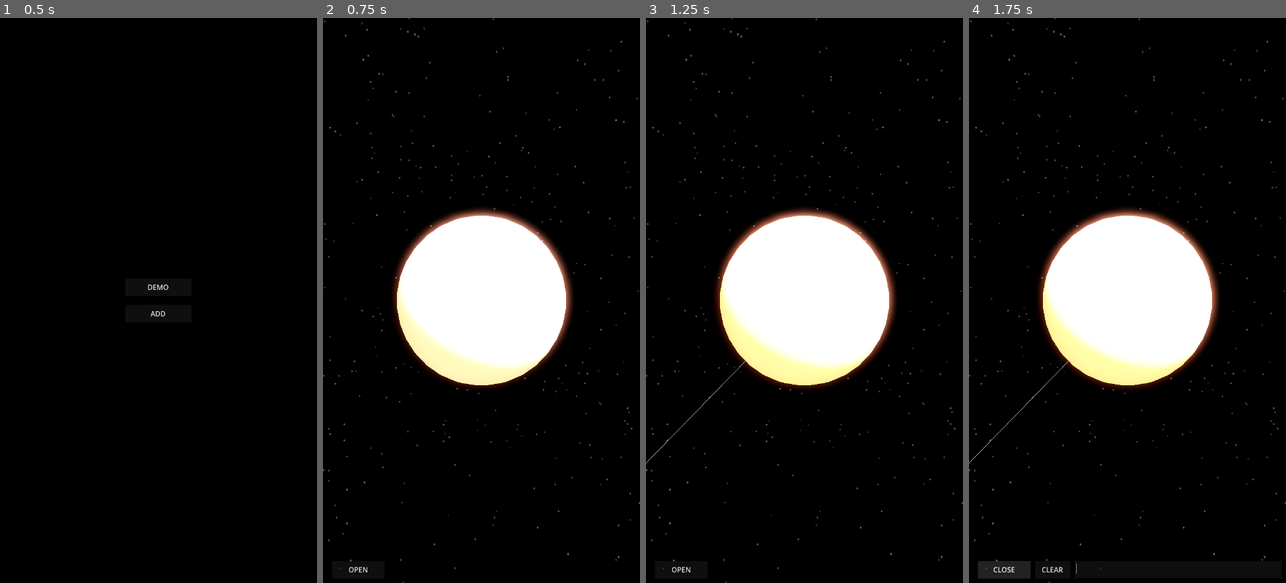
Above: before the commit, frames 1-4 (left to right).
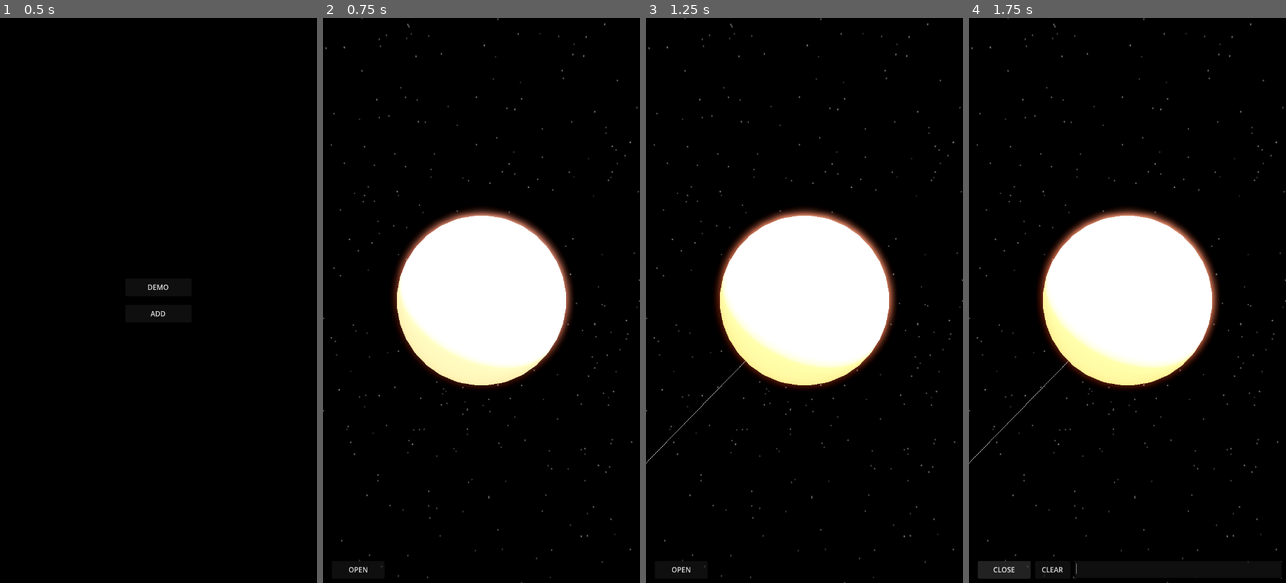
Above: after the commit, the same moments.

Repository: 0-5788719150923125/praxis
Game: Godot game, scene res://scenes/first_run.tscn
Same seed, same stepped clock (60 frames per second), same inputs: the game is played once before the commit and once after it.
Inputs:
- Up to frame 1 (0.5 s): no input
- Up to frame 2 (0.75 s): click "DEMO" at 0.5 s
- Up to frame 3 (1.25 s): no input
- Up to frame 4 (1.75 s): click "OPEN" at 1.25 s

Frame 1 is identical in both runs. In frame 2, 0.7% of the frame differs, in the area x 0-100%, y 0-100%; in frame 3, 0.7%; in frame 4, 0.7%.

Commit message:
fix hitching on mobile

Diff:
--- a/axis/scripts/starfield.gd
+++ b/axis/scripts/starfield.gd
@@ -4,7 +4,6 @@
 const TEXTURE_HEIGHT = 1024
 const STAR_COUNT = 4000
 
-# We'll use these for normal mode only now
 const NORMAL_COLORS = [
 	Color(1.0, 1.0, 1.0, 0.8),    # Dimmer white
 	Color(0.95, 0.95, 1.0, 0.7),  # Very slight blue
@@ -16,20 +15,42 @@
 var world_env: WorldEnvironment
 var base_environment: Environment
 
+# Cache for pre-computed skies
+var normal_sky: Sky
+var inverse_sky: Sky
+
 func _ready():
 	world_env = get_node("../WorldEnvironment")
 	if world_env and world_env.environment:
 		base_environment = world_env.environment
-		create_starfield_sky(false)  # Start with normal mode
+
+		# Pre-compute both sky variants during initialization
+		print("Pre-computing normal starfield...")
+		normal_sky = _create_sky(false)
+
+		print("Pre-computing inverse starfield...")
+		inverse_sky = _create_sky(true)
+
+		# Set initial sky
+		_apply_sky(normal_sky)
+		print("Starfield initialization complete")
 
 func toggle_inverse_mode(is_inverse: bool) -> void:
 	if current_mode != is_inverse:
 		current_mode = is_inverse
-		create_starfield_sky(is_inverse)
+		# Simply switch between pre-computed skies
+		_apply_sky(inverse_sky if is_inverse else normal_sky)
 
-func create_starfield_sky(inverse: bool = false):
+func _apply_sky(sky: Sky) -> void:
+	if world_env and world_env.environment:
+		world_env.environment.background_mode = Environment.BG_SKY
+		world_env.environment.sky = sky
+		world_env.environment.ambient_light_source = Environment.AMBIENT_SOURCE_SKY
+		world_env.environment.ambient_light_sky_contribution = 0.1
+		world_env.environment.background_energy_multiplier = 1.0
+
+func _create_sky(inverse: bool = false) -> Sky:
 	var image = Image.create(TEXTURE_WIDTH, TEXTURE_HEIGHT, false, Image.FORMAT_RGBA8)
-	# Set background color based on mode
 	image.fill(Color(0, 0, 0, 1) if not inverse else Color(1, 1, 1, 1))
 
 	var rng = RandomNumberGenerator.new()
@@ -37,14 +58,12 @@
 
 	for _i in range(STAR_COUNT):
 		if inverse:
-			# Use original inverse mode star generation
 			var x = rng.randi() % TEXTURE_WIDTH
 			var y = rng.randi() % TEXTURE_HEIGHT
-			var size = rng.randf_range(0.5, 1.5)  # Original size range
-			var color = Color(0, 0, 0, rng.randf_range(0.5, 0.8))  # Original alpha range
+			var size = rng.randf_range(0.5, 1.5)
+			var color = Color(0, 0, 0, rng.randf_range(0.5, 0.8))
 			draw_star(image, x, y, size, color, inverse)
 		else:
-			# Normal mode with panoramic correction
 			var phi = rng.randf() * TAU
 			var theta = acos(2 * rng.randf() - 1)
 			var x = int((phi / TAU) * TEXTURE_WIDTH) % TEXTURE_WIDTH
@@ -63,12 +82,7 @@
 	var sky = Sky.new()
 	sky.sky_material = sky_material
 
-	if world_env and world_env.environment:
-		world_env.environment.background_mode = Environment.BG_SKY
-		world_env.environment.sky = sky
-		world_env.environment.ambient_light_source = Environment.AMBIENT_SOURCE_SKY
-		world_env.environment.ambient_light_sky_contribution = 0.1
-		world_env.environment.background_energy_multiplier = 1.0
+	return sky
 
 func draw_star(image: Image, center_x: int, center_y: int, size: float, color: Color, inverse: bool):
 	var radius = ceil(size)
@@ -82,12 +96,10 @@
 			var dist = Vector2(center_x, center_y).distance_to(Vector2(x, y))
 			if dist <= size:
 				if inverse:
-					# Use original linear alpha calculation for inverse mode
 					var alpha = (1.0 - (dist / size)) * color.a
 					var pixel_color = Color(color.r, color.g, color.b, alpha)
 					image.set_pixel(x, y, pixel_color)
 				else:
-					# Keep original blending for normal mode
 					var alpha = pow(1.0 - (dist / size), 3)
 					var final_color = Color(
 						color.r,
